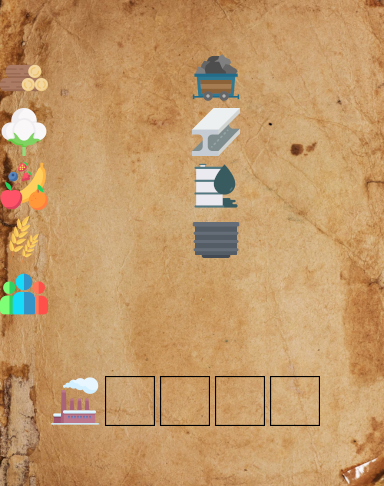
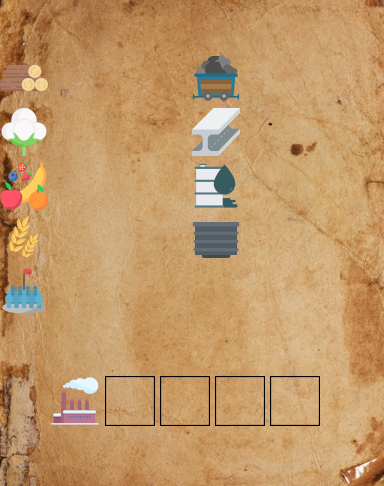
Revision of a layered 384×486 image; what changed, layer by layer:
added layer "population.png #1" above "population.png" over [2, 268, 46, 314]
hid "population.png" over [0, 273, 48, 315]
